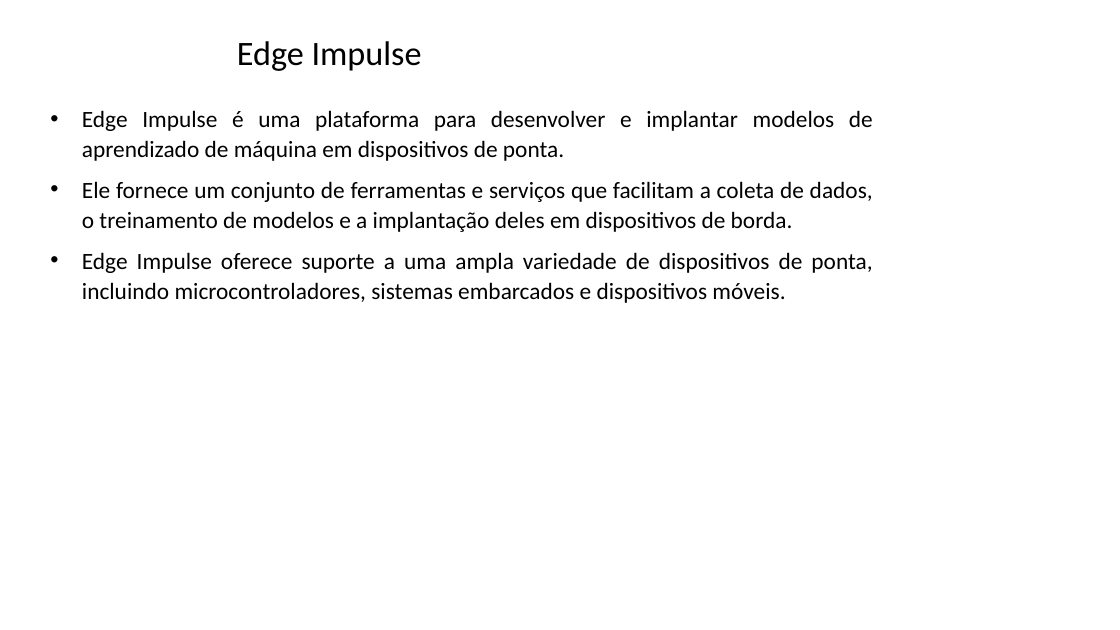
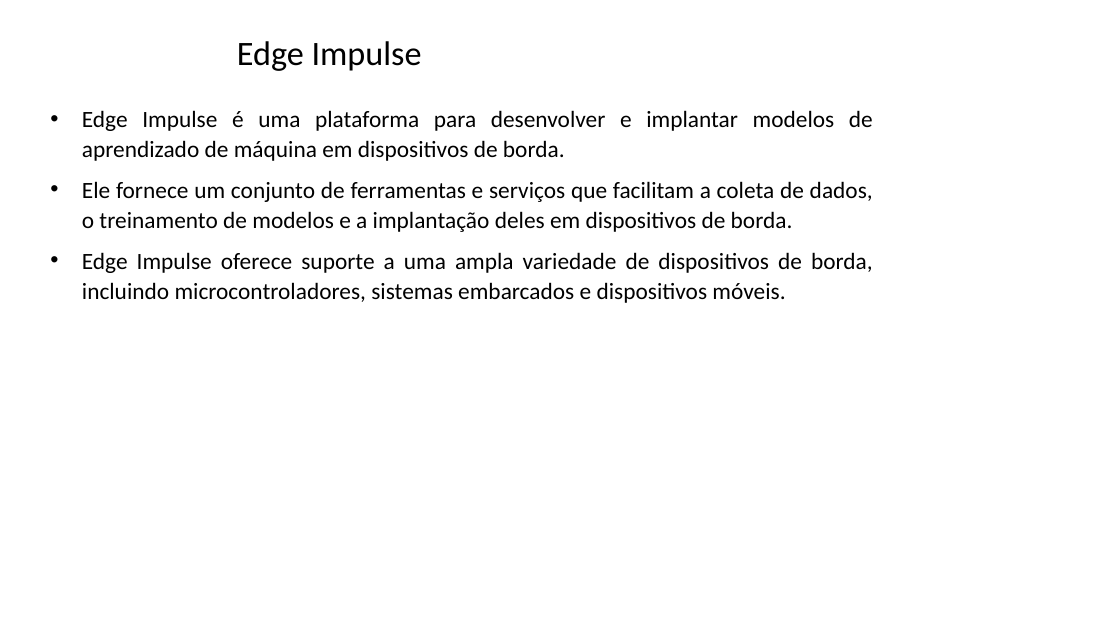
Before and after one commit to zz4fap/tp557-iot-ml, a slide deck: slide 65 of slides/TP557_14_introducao_tensorflowlite.pptx (slide 68 before the commit). Drawn at 1120x630 pixels with LibreOffice and Linux fonts; fonts in the diff are those of the drawing; background and template pictures are left out. Boxes give left, top, right and bottom in pixels: in the first picture for what was removed or moved away, otherwise in the second. Text is boxed around its words. In the diff, an @@ line names an element or a change of style, - is before the commit and + after.

```diff
--- a/slides/TP557_14_introducao_tensorflowlite.pptx
+++ b/slides/TP557_14_introducao_tensorflowlite.pptx
@@ text at <box>82,110,873,161</box>: text changed @@
-• Edge Impulse é uma plataforma para desenvolver e implantar modelos de aprendizado de máquina em dispositivos de ponta.
+• Edge Impulse é uma plataforma para desenvolver e implantar modelos de aprendizado de máquina em dispositivos de borda.
@@ text at <box>82,252,873,303</box>: text changed @@
-• Edge Impulse oferece suporte a uma ampla variedade de dispositivos de ponta, incluindo microcontroladores, sistemas embarcados e dispositivos móveis.
+• Edge Impulse oferece suporte a uma ampla variedade de dispositivos de borda, incluindo microcontroladores, sistemas embarcados e dispositivos móveis.
```
Also in this commit, not shown: 1 other slide changed, 2 slides removed.
